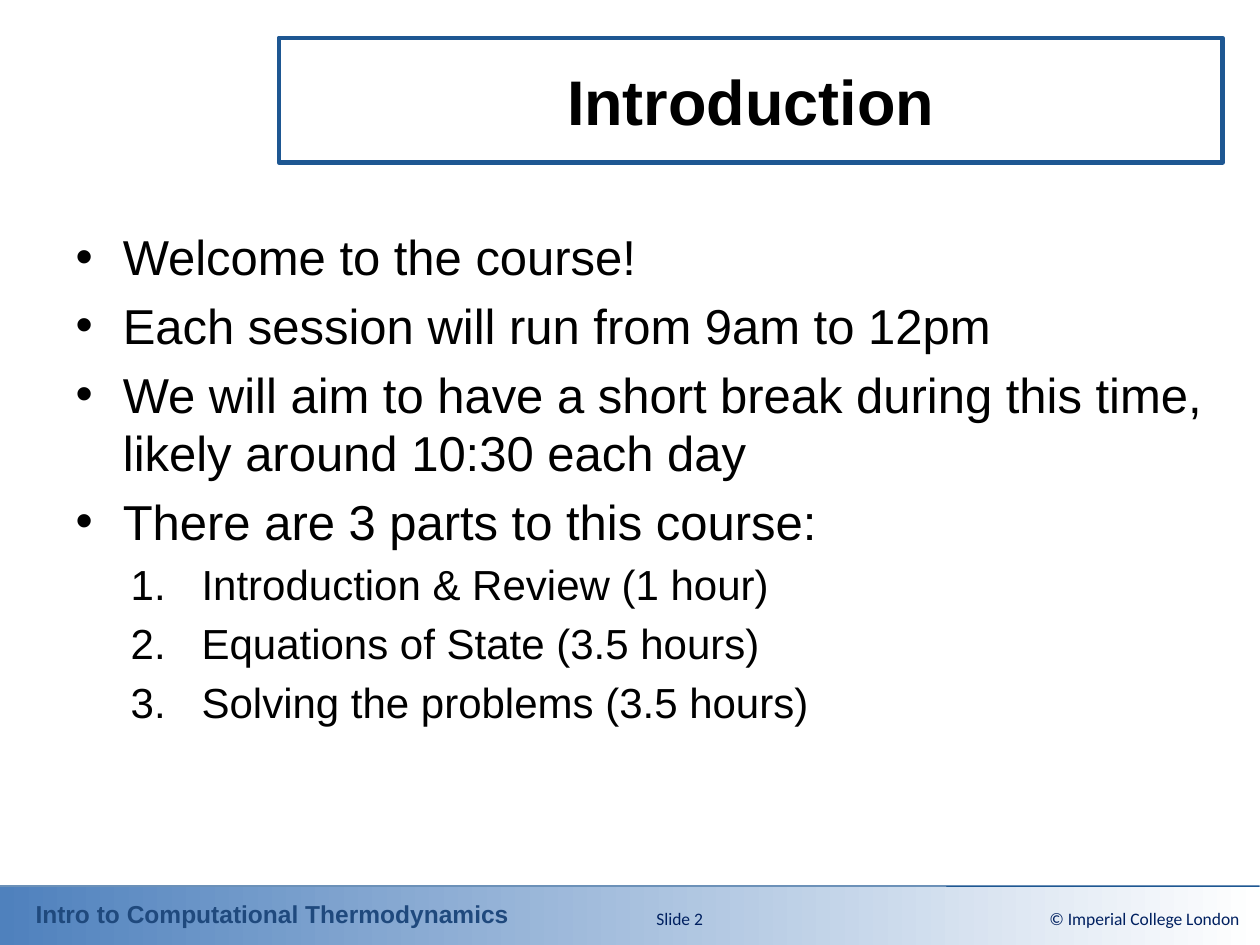
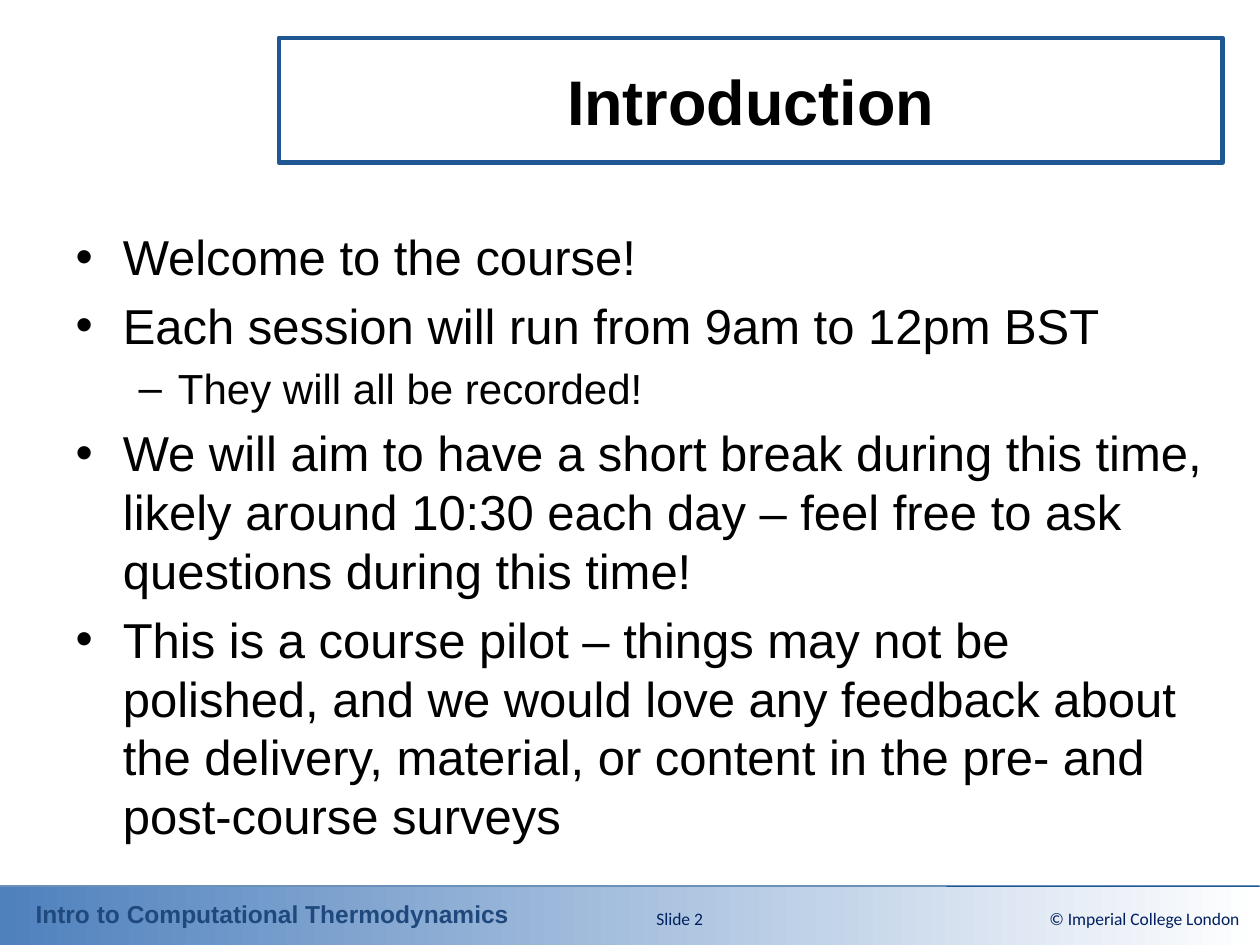
Before and after one commit to ClapeyronThermo/introduction-to-computational-thermodynamics, a slide deck: slide 2 of Part 1 - Review/Powerpoint Slides/1-1_Introduction.pptx. Drawn at 1260x945 pixels with LibreOffice and Linux fonts; fonts in the diff are those of the drawing; background and template pictures are left out. Boxes give left, top, right and bottom in pixels: in the first picture for what was removed or moved away, otherwise in the second. Text is boxed around its words. In the diff, an @@ line names an element or a change of style, - is before the commit and + after.

```diff
--- a/Part 1 - Review/Powerpoint Slides/1-1_Introduction.pptx
+++ b/Part 1 - Review/Powerpoint Slides/1-1_Introduction.pptx
@@ text at bbox=[123, 308, 1202, 844]: text changed @@
-• Each session will run from 9am to 12pm
-• We will aim to have a short break during this time, likely around 10:30 each day
-• There are 3 parts to this course:
-  1. Introduction & Review (1 hour)
-  2. Equations of State (3.5 hours)
-  3. Solving the problems (3.5 hours)
+• Each session will run from 9am to 12pm BST
+  – They will all be recorded!
+• We will aim to have a short break during this time, likely around 10:30 each day – feel free to ask questions during this time!
+• This is a course pilot – things may not be polished, and we would love any feedback about the delivery, material, or content in the pre- and post-course surveys
```
Also in this commit, not shown: 2 other slides changed, 19 slides added, 15 other files.
